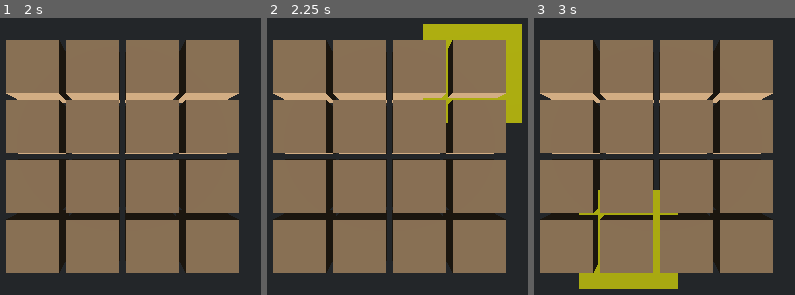
Above: before the commit, frames 1-3 (left to right).
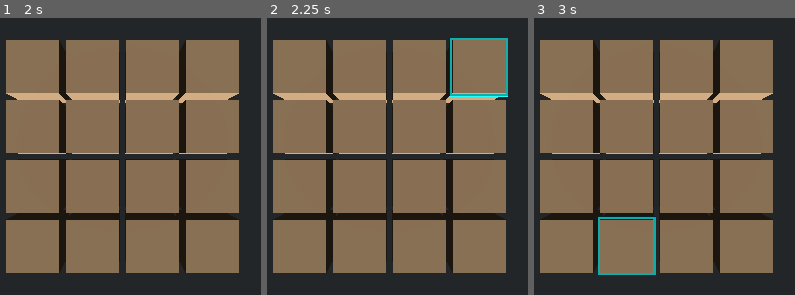
Above: after the commit, the same moments.

Repository: nicoexport/crops
Game: Godot game, scene res://scenes/game.tscn
The game is run twice, just before and just after one commit, with the same random seed, the same clock (stepped at 60 frames per second) and the same inputs.
Inputs (mouse positions are in pixels of both pictures, inside the frame that each line leads up to):
- Up to frame 1 (2 s): tap Enter at 0.5 s; move the mouse to (outside the picture) at 0.52 s; hold 1 (1) 0.53-1.28 s; click (outside the picture) at 0.67 s; tap 2 (2) at 0.8, 1.35 s; tap Space at 1.25 s; move the mouse to (outside the picture) at 1.27 s; click (outside the picture) at 1.42 s; tap 1 (1) at 1.55 s
- Up to frame 2 (2.25 s): tap Enter at 2 s; move the mouse to (470, 56) at 2.02 s; hold 1 (1) from 2.03 s (still down); click (470, 56) at 2.17 s
- Up to frame 3 (3 s): tap 2 (2) at 2.3, 2.85 s; tap Space at 2.75 s; move the mouse to (617, 245) at 2.77 s; release 1 (1) at 2.78 s; click (617, 245) at 2.92 s

Frame 1 is identical in both runs. In frame 2, 5.0% of the frame differs, in the area x 59-98%, y 2-38%; in frame 3, 3.7%.

Commit message:
changed highlight box

Diff:
--- a/scripts/interactor.gd
+++ b/scripts/interactor.gd
@@ -8,9 +8,9 @@
 
 func _ready() -> void:
 	highlight_box = CSGBox3D.new()
-	highlight_box.size = Vector3(2, 0.1, 2)
+	highlight_box.size = Vector3(1.1, 0.1, 1.1)
 	var mat = StandardMaterial3D.new()
-	mat.albedo_color = Color(1, 1, 0, 0.5)
+	mat.albedo_color = Color(0, 1, 1, 0.5)
 	highlight_box.material = mat
 	add_child(highlight_box)
 	highlight_box.visible = false
@@ -59,7 +59,7 @@
 	if result:
 		highlight_box.visible = true
 		var pos: Vector3 = result.collider.global_position
-		highlight_box.position = pos
+		highlight_box.position = pos + Vector3(0, 0.4, 0)
 
 		if interaction_intended:
 			if result.collider is CellView:
